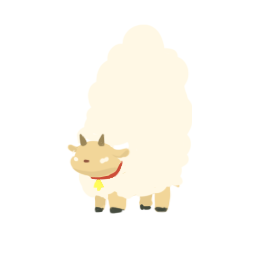
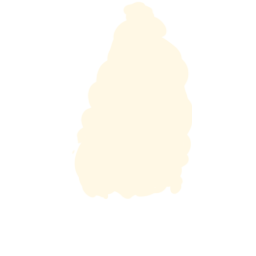
Layers edited between the first and the second w=256, h=256 image:
removed layer "Ear_R" over [100, 142, 131, 160]
removed layer "Horn" over [78, 133, 106, 147]
removed layer "Head" over [69, 140, 127, 178]
hid "Bell", painted on it over [66, 133, 131, 191]
renamed "양 털많이" to "1", painted on it over [71, 1, 183, 200]
removed layer "Ear_L" over [66, 136, 85, 158]
hid "Leg_4", painted on it over [90, 153, 181, 214]
removed layer "Body" over [90, 153, 172, 199]
removed layer "Tail" over [154, 184, 181, 189]
removed layer "Leg_2" over [106, 191, 128, 214]
removed layer "Leg_3" over [138, 187, 155, 211]
removed layer "Leg_1" over [93, 187, 107, 213]
